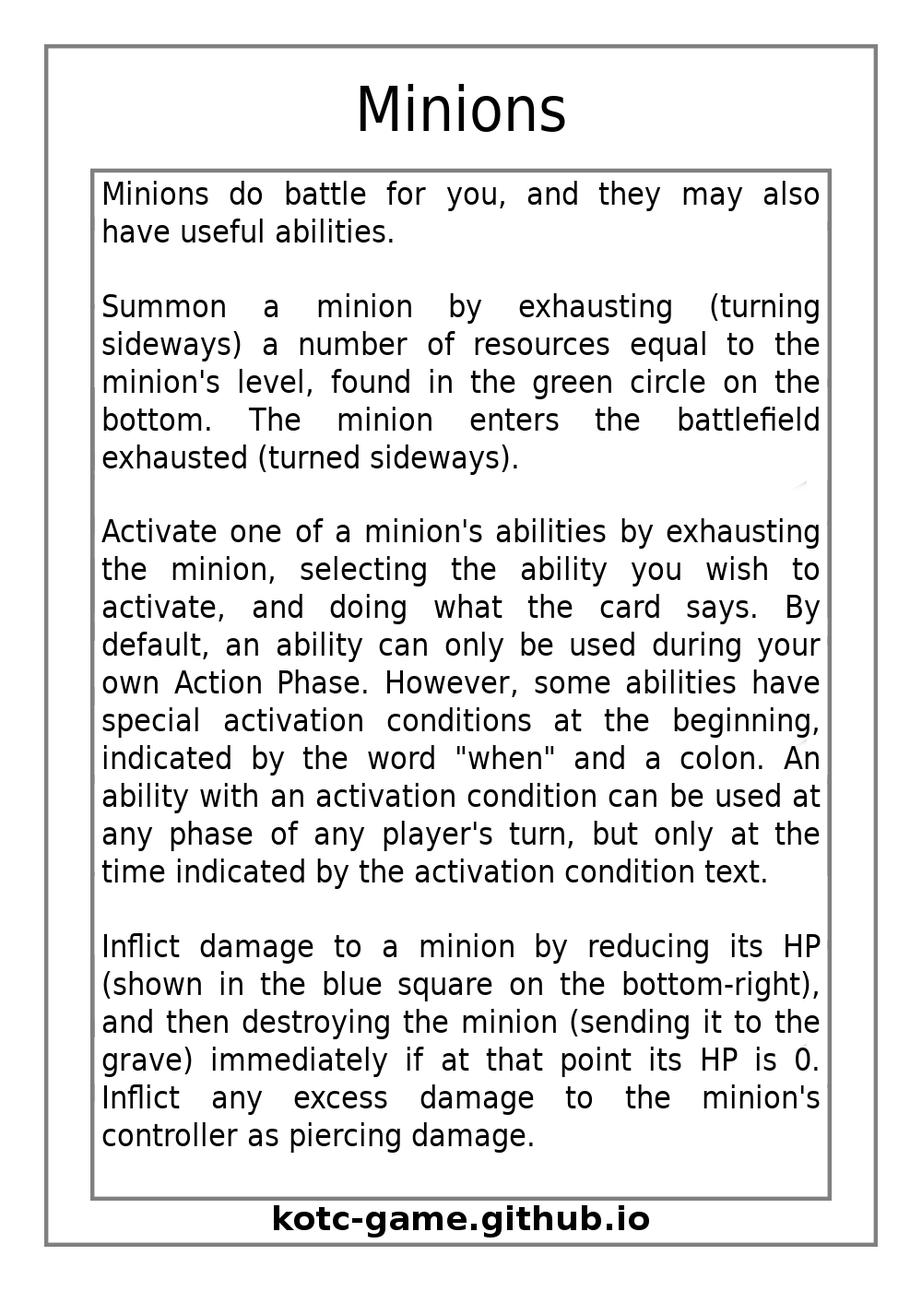
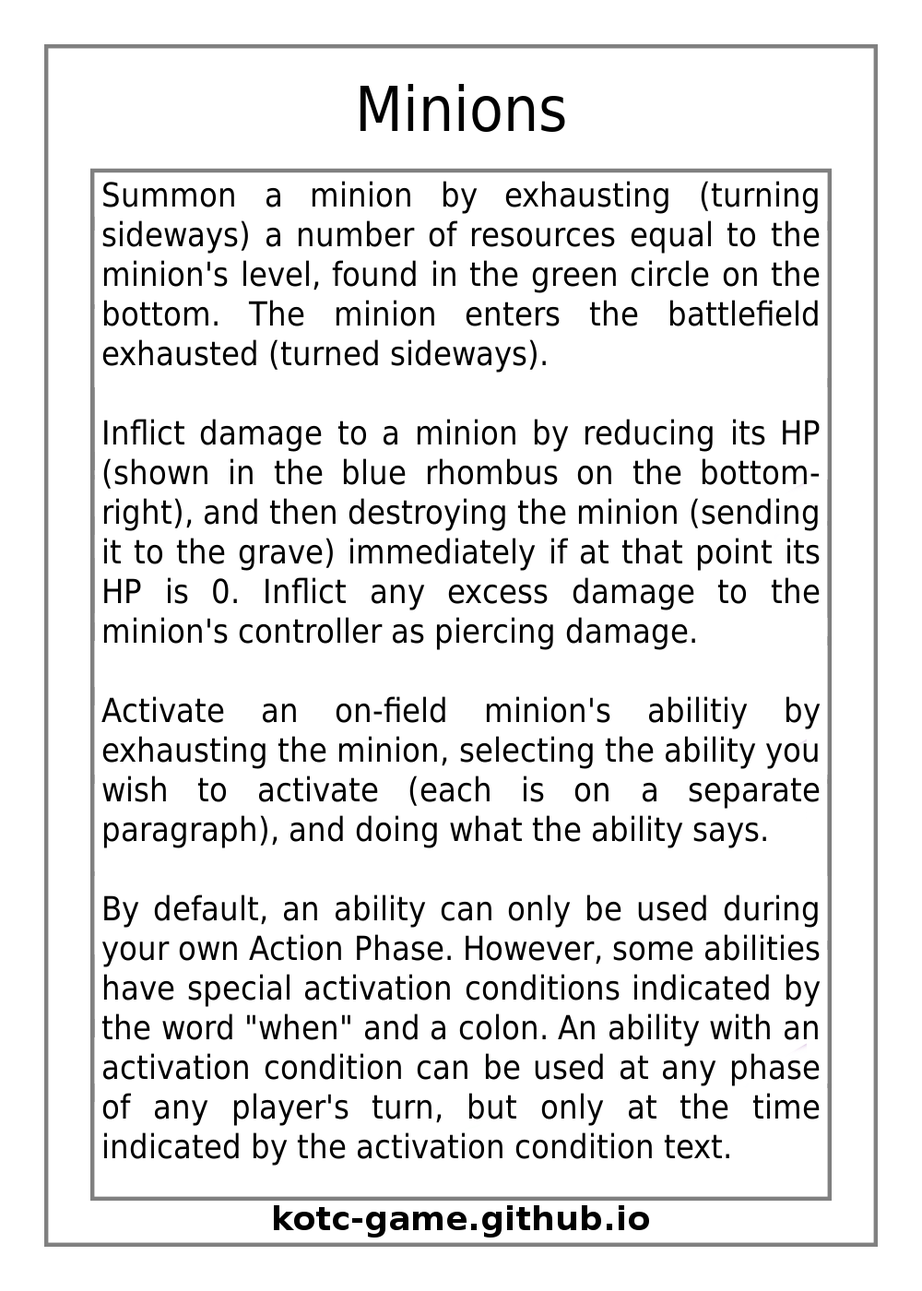
Two versions of the same layered image (922px x 1291px). Layer-by-layer changes:
painted on "Effect Text" over [101, 180, 822, 1167]
